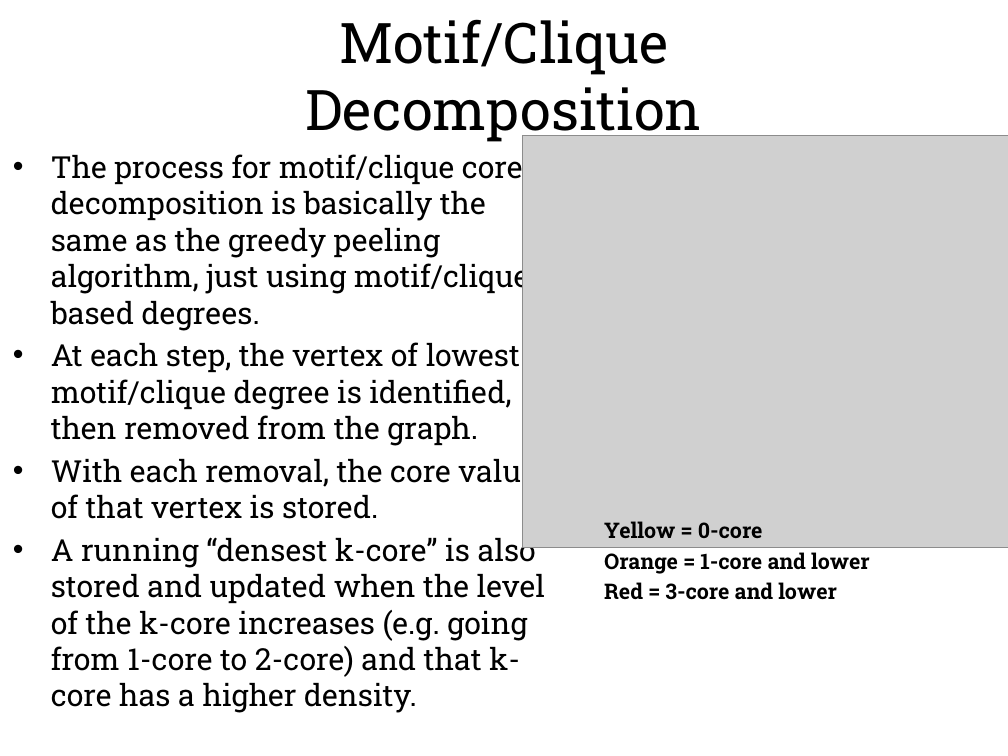
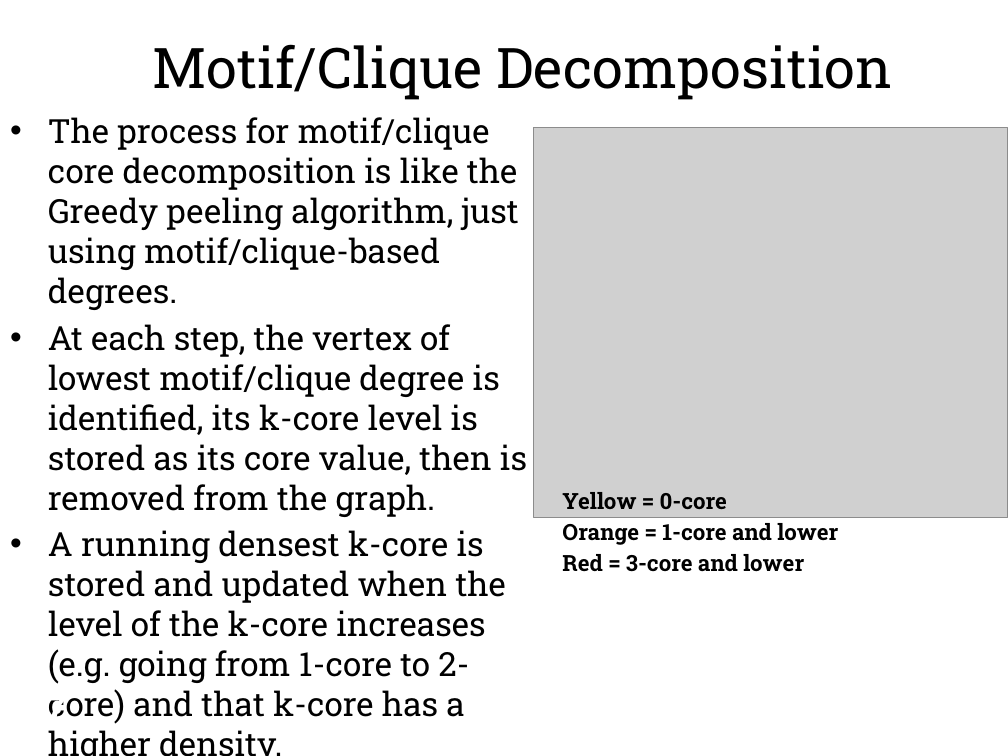
Before and after one commit to hgareau/DensestSubgraphDiscovery, a slide deck: slide 18 of Thesis Defense Presentation.pptx (slide 21 before the commit). Drawn at 1008x756 pixels with LibreOffice and Linux fonts; fonts in the diff are those of the drawing; grey boxes stand for pictures; background and template pictures are left out. Boxes give left, top, right and bottom in pixels: in the first picture for what was removed or moved away, otherwise in the second. Text is boxed around its words. In the diff, an @@ line names an element or a change of style, - is before the commit and + after.

Commit message:
Trimmed down and formatted Defense presentation.

```diff
--- a/Thesis Defense Presentation.pptx
+++ b/Thesis Defense Presentation.pptx
@@ text "Motif/Clique Decomposition" rewrapped from bbox=[306, 19, 702, 144] to bbox=[153, 44, 892, 100] @@
@@ text at bbox=[48, 117, 527, 724]: text changed; size 21.7 to 23.8 pt @@
-• The process for motif/clique core decomposition is basically the same as the greedy peeling algorithm, just using motif/clique-based degrees.
-• At each step, the vertex of lowest motif/clique degree is identified, then removed from the graph.
-• With each removal, the core value of that vertex is stored.
-• A running “densest k-core” is also stored and updated when the level of the k-core increases (e.g. going from 1-core to 2-core) and that k-core has a higher density.
+• The process for motif/clique core decomposition is like the Greedy peeling algorithm, just using motif/clique-based degrees.
+• At each step, the vertex of lowest motif/clique degree is identified, its k-core level is stored as its core value, then is removed from the graph.
+• A running densest k-core is stored and updated when the level of the k-core increases (e.g. going from 1-core to 2-core) and that k-core has a higher density.
@@ picture: place and size @@
-picture at bbox=[523, 135, 1008, 547]
+picture at bbox=[534, 128, 1008, 518]
@@ text "Yellow = 0-core": place and size @@
-text "Yellow = 0-core" at bbox=[604, 521, 870, 600]
+text "Yellow = 0-core" at bbox=[562, 492, 838, 572]
@@ text "Yellow = 0-core" at bbox=[562, 492, 838, 572]: size 15.4 to 16 pt @@
@@ text added at bbox=[27, 700, 65, 735], 28 pt, text #FFFFFF, bold @@
+17
```
Also in this commit, not shown: 41 other slides changed, 5 slides added, 4 slides removed, 2 other files.
